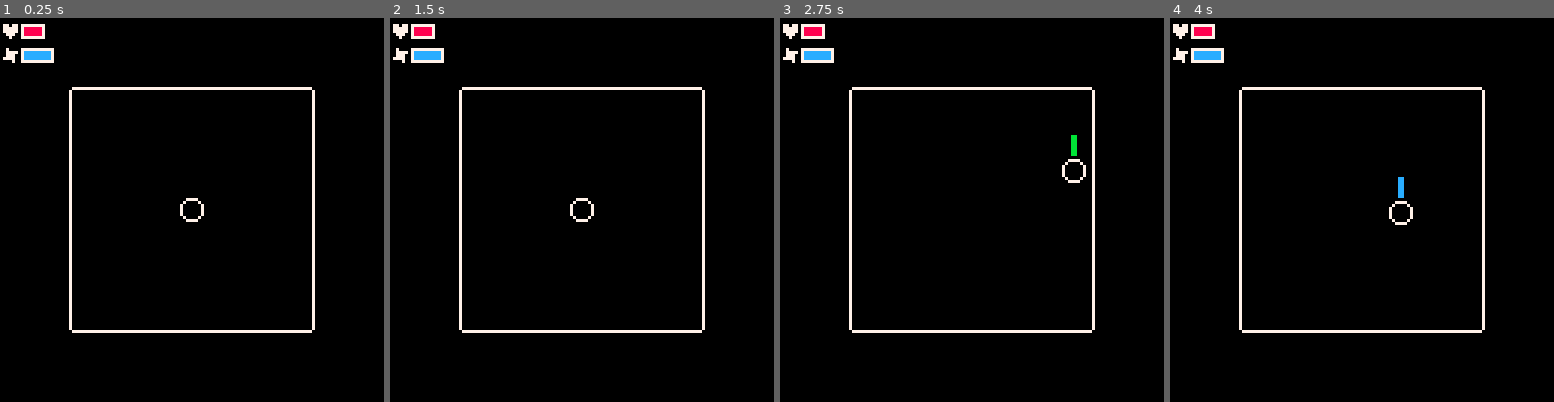
Above: before the commit, frames 1-4 (left to right).
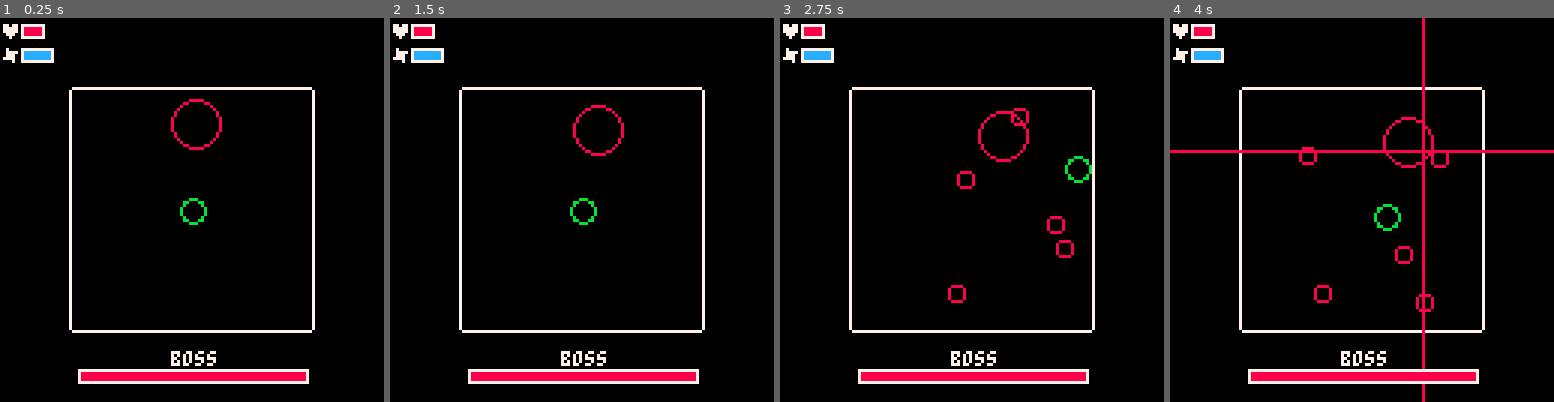
Above: after the commit, the same moments.

Repository: Aethari/Carts
Game: PICO-8 cartridge souls.p8
The game is run twice, just before and just after one commit, with the same random seed, the same clock (stepped at 60 frames per second) and the same inputs.
Inputs:
- Up to frame 1 (0.25 s): no input
- Up to frame 2 (1.5 s): tap X (X key) at 0.33, 1.07 s; tap O (Z key) at 0.7 s
- Up to frame 3 (2.75 s): hold Right 1.6-2.1 s; tap O (Z key) at 1.7, 2.1, 2.5 s; tap X (X key) at 1.85 s; hold Up 2.15-2.42 s; hold Right from 2.47 s (still down)
- Up to frame 4 (4 s): tap O (Z key) at 2.9, 3.3, 3.7 s; tap X (X key) at 2.97 s; release Right at 3.03 s; hold Left 3.08-3.58 s; hold Down 3.63-3.97 s

The runs differ from the first frame. In frame 1, 3.1% of the frame differs, in the area x 20-81%, y 21-96%; in frame 2, 3.1%; in frame 3, 3.7%; in frame 4, 5.2%, in the area x 0-100%, y 0-100%.

Commit message:
souls.p8: day 2 of development complete

Diff:
--- a/souls.p8
+++ b/souls.p8
@@ -3,7 +3,37 @@
 __lua__
 -- untitled soulslike game
 -- 2025 aethari
--- general library functions
+
+--[[
+todo:
+- refactor cubes into one
+  single cube table, then
+  only add the cube to the
+  relevant table.
+- add a timer (5s countdown?)
+  before anything can update
+  in the _update function
+- stop player collision from
+  clipping into wall - when
+  collision is detected, set
+  player pos to be on the edge
+  of the wall
+- make the directions of the
+  random lasers always be in
+  different directions
+- make the random lasers shoot
+  in the player's general
+  direction?
+
+other notes:
+- for player damage, just check
+  for collision with red pixels
+- for boss damage, just check
+  for collision with blue
+  pixels
+]]
+
+-- general functions
 
 -- checks a pixel for collision
 function col(x, y)
@@ -12,32 +42,146 @@
 	return fget(mget(mx, my), 0)
 end
 
+-- generates a random number
+-- between l and h
+function randr(l,h)
+	return flr(rnd(h-l))+l
+end
+
+-- instance management
+enemies = {}
+friends = {}
+
+-->8
+-- friendly cube
+fc = {}
+fc.__index = fc
+
+function fc:update()
+end
+
+function fc:draw()
+end
+
+function fc:new(x,y)
+	local inst = {}
+	setmetatable(inst, fc)
+
+	inst.sprite = 1
+
+	inst.x = x
+	inst.y = y
+
+	inst.dir = rnd(360)
+
+	return inst
+end
+
+
+-->8
+-- enemy cube
+ec = {}
+ec.__index = ec
+
+function ec:update()
+	self.life -= 1
+
+	if self.life <= 0 then
+		self.dead = true
+	end
+
+	local dx = self.xdir*self.speed
+	local dy = self.ydir*self.speed
+
+	-- left/right collision
+	if
+		col(
+			self.x+7+dx,
+			self.y+dy
+		) or
+		col(
+			self.x-1+dx,
+			self.y+dy
+		)
+	then
+		dx *= -1
+		self.xdir *= -1
+	end
+
+	-- up/down collision
+	if
+		col(
+			self.x+dx,
+			self.y-1+dy
+		) or
+		col(
+			self.x+dx,
+			self.y+7+dy
+		)
+	then
+		dy *= -1
+		self.ydir *= -1
+	end
+
+	self.x += dx
+	self.y += dy
+end
+
+function ec:draw()
+	local s = self.sprite
+	local x = self.x
+	local y = self.y
+
+	spr(s, x, y)
+end
+
+function ec:new(x,y)
+	local inst = {}
+	setmetatable(inst, ec)
+
+	inst.sprite = 2
+
+	inst.x = x
+	inst.y = y
+
+	inst.speed = .9
+
+	inst.xdir = rnd(2)-1
+	inst.ydir = rnd(2)-1
+
+	-- number of frames the cube
+	-- will be alive
+	inst.life = randr(180,250)
+	inst.dead = false
+
+	return inst
+end
 
 -->8
 -- player
-local p = {
-	x = 60,
-	y = 60,
+p = {
+	x = 64,
+	y = 64,
 	dx = 0,
 	dy = 0,
 
-	sprite = 1,
-
-	speed = .4,
-	maxspeed = 1.5,
-
-	atk = false,
+	col = 11,
 	inv = false,
+
+	speed = .125,
+	maxspeed = .8,
 
 	mhp = 5,
 	hp = 5,
 
 	mst = 10,
-	st = 10
+	st = 10,
+
+	dmg = 5
 }
 
 function p.draw()
-	spr(p.sprite, p.x, p.y)
+	circ(p.x,p.y,4,p.col)
 end
 
 function p.input()
@@ -77,15 +221,15 @@
 
 	-- left/right collision
 	if
-		col(p.x-1, p.y) or
-		col(p.x-1, p.y+7)
+		col(p.x-5, p.y) or
+		col(p.x-5, p.y+7)
 	then
 		if p.dx < 0 then
 			p.dx = 0
 		end
 	elseif
-		col(p.x+8, p.y) or
-		col(p.x+8, p.y+7)
+		col(p.x+5, p.y) or
+		col(p.x+5, p.y+7)
 	then
 		if p.dx > 0 then
 			p.dx = 0
@@ -94,40 +238,33 @@
 
 	-- up/down collision
 	if
-		col(p.x, p.y-1) or
-		col(p.x+7, p.y-1)
+		col(p.x, p.y-5) or
+		col(p.x+7, p.y-5)
 	then
 		if p.dy < 0 then
 			p.dy = 0
 		end
 	elseif
-		col(p.x, p.y+8) or
-		col(p.x+7, p.y+8)
+		col(p.x, p.y+5) or
+		col(p.x+7, p.y+5)
 	then
 		if p.dy > 0 then
 			p.dy = 0
 		end
 	end
 
+	-- invincibility spell
 	if
 		btn(5) and
 		p.st > 0
 	then
 		p.inv = true
-		p.st -= .475
+		p.st -= .225
 	else
 		p.inv = false
 		if p.st < p.mst then
-			p.st += .125
-		end
-	end
-
-	if
-		btnp(4) and
-		not p.inv
-	then
-		-- attack
-		p.atk = true
+			p.st += .07
+		end
 	end
 
 	p.x += p.dx
@@ -135,36 +272,288 @@
 end
 
 -->8
+-- boss
+b = {
+	mhp = 150,
+	hp = 150,
+
+	x = 64,
+	y = 35,
+
+	xdir = rnd(2)-1,
+	ydir = rnd(1),
+	speed = .25,
+
+	col = 8,
+
+	-- whether or not the boss is
+	-- attacking
+	atk = false,
+	canatk = false,
+	atktimer = 0,
+
+	-- a general purpose timer for
+	-- whatever you need it for
+	timer = 0,
+	timermax = 0,
+	runtimer = false
+}
+
+function b.draw()
+	circ(b.x,b.y,8,b.col)
+end
+
+function b.update()
+	local dx = b.xdir*b.speed
+	local dy = b.ydir*b.speed
+
+	-- left/right collision
+	if
+		col(b.x+10+dx, b.y+dy) or
+		col(b.x-10+dx, b.y+dy)
+	then
+		dx *= -1
+		b.xdir *= -1
+	end
+
+	-- up/down collision
+	if
+		col(b.x+dx, b.y+10+dy) or
+		col(b.x+dx, b.y-10+dy)
+	then
+		dy *= -1
+		b.ydir *= -1
+	end
+
+	b.x += dx
+	b.y += dy
+
+	if not b.atk then
+		if b.atktimer >= 100 then
+			b.canatk = true
+		end
+		b.atktimer += 1
+	end
+
+	if b.canatk then
+		b.atk = true
+		b.canatk = false
+
+		local rand = rnd()
+
+		if rand < .3 then
+			local cnt = randr(3,5)
+
+			for i=0,cnt do
+				local en = ec:new(
+					b.x-3,
+					b.y-4
+				)
+				add(enemies, en)
+			end
+
+			b.atk = false
+			b.atktimer = 0
+		elseif rand < .5 then
+			b.timermax = 40
+
+			b.atkpos = randr(
+				p.y-8,
+				p.y+8
+			)
+
+			b.draw2 = true
+			b.runtimer = true
+
+			b.atk = false
+			b.atktimer = 0
+		elseif rand < .7 then
+			b.timermax = 40
+
+			b.atkpos = randr(
+				p.y-8,
+				p.y+8
+			)
+
+			b.atkpos2 = randr(
+				p.x-8,
+				p.x+8
+			)
+
+			b.draw3 = true
+			b.runtimer = true
+
+			b.atk = false
+			b.atktimer = 0
+		elseif rand < .9 then
+			b.timermax = 40
+			local cnt = randr(2,5)
+
+			lasers = {}
+
+			for i=1, cnt do
+				add(lasers, {
+					x = rnd(360),
+					y = rnd(360)
+				})
+			end
+
+			b.draw4 = true
+			b.runtimer = true
+
+			b.atk = false
+			b.atktimer = 0
+		elseif rand < 1 then
+			b.timermax = 40
+
+			local cnt = randr(3,5)
+
+			for i=0,cnt do
+				local en = ec:new(
+					b.x-3,
+					b.y-4
+				)
+				add(enemies, en)
+			end
+
+			b.atkpos = randr(
+				p.y-8,
+				p.y+8
+			)
+
+			b.atkpos2 = randr(
+				p.x-8,
+				p.x+8
+			)
+
+			cnt = randr(2,5)
+
+			lasers = {}
+
+			for i=1, cnt do
+				add(lasers, {
+					x = rnd(360),
+					y = rnd(360)
+				})
+			end
+
+			b.draw3 = true
+			b.draw4 = true
+			b.runtimer = true
+
+			b.atk = false
+			b.atktimer = 0
+		end
+	end
+
+	if b.runtimer then
+		if b.timer < b.timermax then
+			b.timer += 1
+		else
+			b.timer = 0
+			b.timermax = 0
+
+			b.draw2 = false
+			b.draw3 = false
+			b.draw4 = false
+			b.draw5 = false
+		end
+	end
+end
+
+-->8
 -- pico functions
-function _update()
+function _update60()
 	p.input()
 
+	foreach(friends, function(f)
+		f:update()
+	end)
+
+	b.update()
+	foreach(enemies, function(e)
+		e:update()
+
+		if e.dead then
+			del(enemies, e)
+		end
+	end)
+
 	if p.inv then
-		p.sprite = 2
+		p.col = 5
 	else
-		p.sprite = 1
-	end
-end
-
-local atkframe = 32
+		p.col = 11
+	end
+end
 
 function _draw()
 	cls(0)
 
 	map(0,0,0,0,17,17)
 
+	b.draw()
+	foreach(friends, function(f)
+		f:draw()
+	end)
+
 	p.draw()
-
-	if p.atk then
-		spr(atkframe,p.x,p.y-8)
-		atkframe += .5
-		p.atk = true
-	end
-
-	if atkframe > 36 then
-		atkframe = 32
-		p.atk = false
-	end
+	foreach(enemies, function(e)
+		e:draw()
+	end)
+
+	-- boss attacks
+	if b.draw2 then
+		line(
+			0,
+			b.atkpos,
+			(b.timer*5),
+			b.atkpos,
+			8
+		)
+	elseif b.draw3 then
+		line(
+			0,
+			b.atkpos,
+			(b.timer*5),
+			b.atkpos,
+			8
+		)
+		line(
+			b.atkpos2,
+			0,
+			b.atkpos2,
+			(b.timer*5),
+			8
+		)
+	elseif b.draw4 then
+		foreach(lasers, function(l)
+			line(
+				b.x,
+				b.y,
+				l.x,
+				l.y,
+				8
+			)
+		end)
+	elseif b.draw5 then
+	end
+
+	-- boss health
+	?"boss",20+b.mhp/4,111,7
+	if b.hp > 0 then
+		rectfill(
+			26, 117,
+			b.hp/2+26,
+			121,
+			8
+		)
+	end
+	rect(
+		26, 117,
+		b.mhp/2+27,
+		121,
+		7
+	)
 
 	-- draw health
 	?"♥",0,2,7
@@ -328,14 +717,8 @@
 
 
 
-…(6 lines of a section not shown)…
 __gff__
-0000000000000000000000000000010000000000000000000000000000010001000000000000000000000000000001000000000000000000000000000000000000000000000000000000000000000000000000000000000000000000000000000000000000000000000000000000000000000000000000000000000000000000
+0004020000000000000000000000010000000000000000000000000000010001000000000000000000000000000001000000000000000000000000000000000000000000000000000000000000000000000000000000000000000000000000000000000000000000000000000000000000000000000000000000000000000000
 0000000000000000000000000000000000000000000000000000000000000000000000000000000000000000000000000000000000000000000000000000000000000000000000000000000000000000000000000000000000000000000000000000000000000000000000000000000000000000000000000000000000000000
 __map__
 0000000000000000000000000000000000000000000000000000000000000000000000000000000000000000000000000000000000000000000000000000000000000000000000000000000000000000000000000000000000000000000000000000000000000000000000000000000000000000000000000000000000000000
Not shown, changed: 27 lines of the sprite sheet (__gfx__) section of souls.p8
Not shown, changed: the thumbnail (__label__) section of souls.p8
Not shown, changed: Design.md
